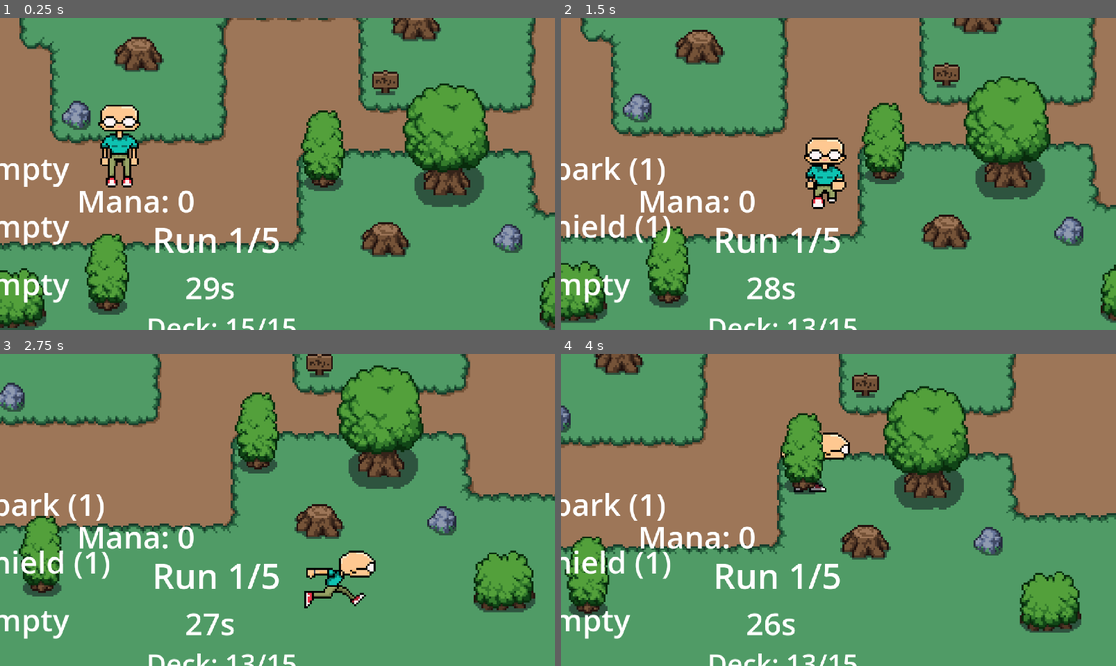
Above: before the commit, frames 1-4 (two rows, left to right).
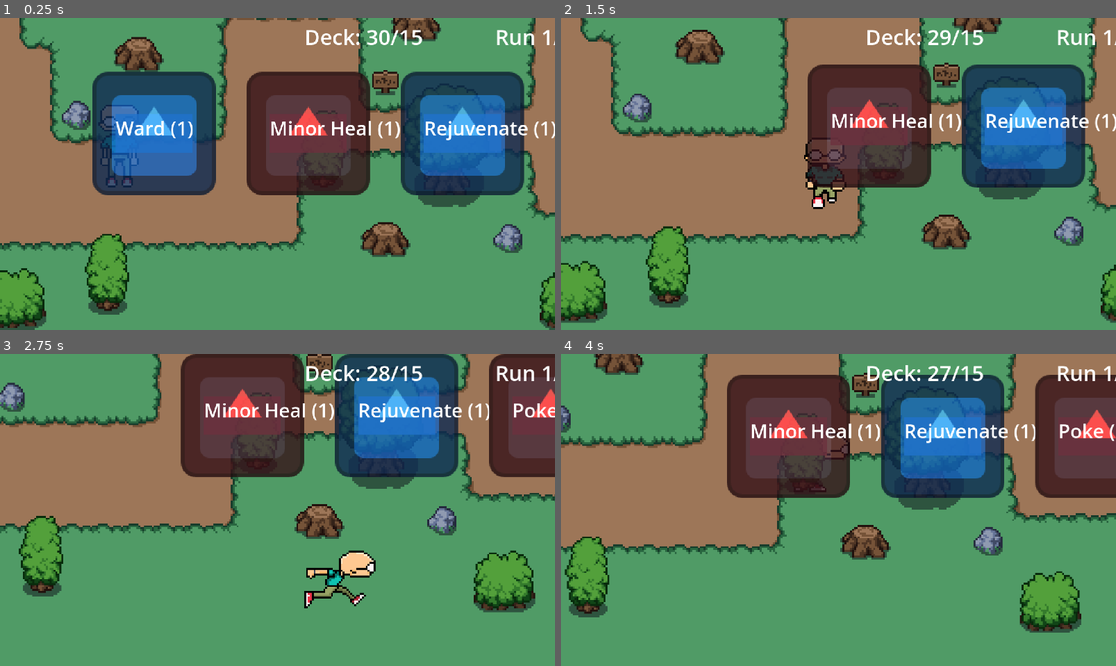
Above: after the commit, the same moments.

Repository: McBoatright/godot-game-project
Game: Godot game, scene res://scenes/world.tscn
The game is run twice, just before and just after one commit, with the same random seed, the same clock (stepped at 60 frames per second) and the same inputs. The project has no main scene, so this scene is started directly. The engine's default icon, where the game draws it, is replaced by a stand-in: a white triangle on a blue panel in a dark square.
Inputs:
- Up to frame 1 (0.25 s): no input
- Up to frame 2 (1.5 s): tap Enter (ui_accept) at 0.5, 0.77 s; hold Right (ui_right) 0.53-1.28 s; hold 1 0.53-1.28 s; tap 2 at 0.8, 1.35 s; hold Down (ui_down) from 1.28 s (still down)
- Up to frame 3 (2.75 s): tap Enter (ui_accept) at 1.52 s; tap 3 at 1.55 s; release Down (ui_down) at 2.03 s; hold Right (ui_right) from 2.03 s (still down); hold 3 from 2.03 s (still down); tap 4 at 2.3 s
- Up to frame 4 (4 s): release Right (ui_right) at 2.78 s; release 3 at 2.78 s; hold Up (ui_up) 2.78-3.53 s; tap 4 at 2.85 s; tap Enter (ui_accept) at 3.02, 3.77 s; tap 1 at 3.05 s; hold Left (ui_left) from 3.53 s (still down); hold 2 from 3.53 s (still down); tap E (attack) at 3.6 s

The runs differ from the first frame. In frame 1, 30% of the frame differs, in the area x 0-100%, y 3-100%; in frame 2, 21%; in frame 3, 25%; in frame 4, 27%.

Commit message:
Phase 2.1: Visual Orb System - Orbs spawn in world and can be picked up
- Created spell_orb scene with ColorRect visual and collision detection
- Orbs spawn in horizontal row at map center when river refreshes
- 6 orbs per run (3 player blue, 3 opponent red)
- Expanded deck to 30 spells (6 per tier) for testing
- Player must press 1-4 near orb to assign to slot (no auto-pickup)
- Orbs display spell name and mana cost
- Visual feedback: blue for player orbs, red for opponent orbs
- All 6 orbs spawn every 30 seconds across 5 river runs

Diff:
--- /dev/null
+++ b/scenes/spell_orb.tscn
@@ -0,0 +1,37 @@
+[gd_scene load_steps=3 format=3 uid="uid://bvx8qm5g8k7jt"]
+
+[ext_resource type="Script" path="res://scripts/spell_orb.gd" id="1_spell_orb"]
+[ext_resource type="Texture2D" uid="uid://4q335xxs2p" path="res://Art/icon.svg" id="2_icon"]
+
+[sub_resource type="CircleShape2D" id="CircleShape2D_orb"]
+radius = 25.0
+
+[node name="SpellOrb" type="Area2D"]
+collision_layer = 8
+collision_mask = 2
+script = ExtResource("1_spell_orb")
+
+[node name="ColorRect" type="ColorRect" parent="."]
+offset_left = -20.0
+offset_top = -10.0
+offset_right = 20.0
+offset_bottom = 10.0
+color = Color(0.3, 0.7, 1, 0.8)
+
+[node name="Sprite2D" type="Sprite2D" parent="."]
+modulate = Color(0.3, 0.7, 1, 1)
+scale = Vector2(0.5, 0.5)
+texture = ExtResource("2_icon")
+
+[node name="CollisionShape2D" type="CollisionShape2D" parent="."]
+shape = SubResource("CircleShape2D_orb")
+
+[node name="Label" type="Label" parent="."]
+offset_left = -20.0
+offset_top = -10.0
+offset_right = 20.0
+offset_bottom = 10.0
+theme_override_font_sizes/font_size = 10
+text = "Spell Name
+5 mana"
+horizontal_alignment = 1
--- a/scenes/world.tscn
+++ b/scenes/world.tscn
@@ -129,34 +129,38 @@
 
 [node name="hand_slot_1" type="Label" parent="HUD/GameUI/HandUI"]
 layout_mode = 0
-offset_left = -37.0
-offset_top = 66.0
-offset_right = 36.0
-offset_bottom = 89.0
+offset_left = 141.0
+offset_top = 212.0
+offset_right = 214.0
+offset_bottom = 235.0
+theme_override_font_sizes/font_size = 11
 text = "[1] Empty"
 
 [node name="hand_slot_2" type="Label" parent="HUD/GameUI/HandUI"]
 layout_mode = 0
-offset_left = -37.0
-offset_top = 96.0
-offset_right = 36.0
-offset_bottom = 119.0
+offset_left = 230.0
+offset_top = 211.0
+offset_right = 303.0
+offset_bottom = 234.0
+theme_override_font_sizes/font_size = 11
 text = "[1] Empty"
 
 [node name="hand_slot_3" type="Label" parent="HUD/GameUI/HandUI"]
 layout_mode = 0
-offset_left = -37.0
-offset_top = 126.0
-offset_right = 37.0
-offset_bottom = 149.0
+offset_left = 328.0
+offset_top = 208.0
+offset_right = 402.0
+offset_bottom = 231.0
+theme_override_font_sizes/font_size = 11
 text = "[1] empty"
 
 [node name="hand_slot_4" type="Label" parent="HUD/GameUI/HandUI"]
 layout_mode = 0
-offset_left = -37.0
-offset_top = 156.0
-offset_right = 36.0
-offset_bottom = 179.0
+offset_left = 419.0
+offset_top = 206.0
+offset_right = 492.0
+offset_bottom = 229.0
+theme_override_font_sizes/font_size = 11
 text = "[1] Empty"
 
 [node name="RiverUI" type="Control" parent="HUD/GameUI"]
@@ -166,19 +170,20 @@
 
 [node name="river_run_label" type="Label" parent="HUD/GameUI/RiverUI"]
 layout_mode = 0
-offset_left = 79.0
-offset_top = 102.0
-offset_right = 146.0
-offset_bottom = 128.0
-theme_override_font_sizes/font_size = 18
-text = "Run 1/5"
+offset_left = 257.0
+offset_top = 2.0
+offset_right = 328.0
+offset_bottom = 28.0
+theme_override_font_sizes/font_size = 11
+text = "River Run 1/5"
 
 [node name="river_timer_label" type="Label" parent="HUD/GameUI/RiverUI"]
 layout_mode = 0
-offset_left = 96.0
-offset_top = 128.0
-offset_right = 136.0
-offset_bottom = 151.0
+offset_left = 350.0
+offset_top = 2.0
+offset_right = 390.0
+offset_bottom = 25.0
+theme_override_font_sizes/font_size = 11
 text = "30s"
 
 [node name="ProgressUI" type="Control" parent="HUD/GameUI"]
@@ -188,11 +193,11 @@
 
 [node name="deck_progress_label" type="Label" parent="HUD/GameUI/ProgressUI"]
 layout_mode = 0
-offset_left = 76.0
-offset_top = 151.0
-offset_right = 162.0
-offset_bottom = 174.0
-theme_override_font_sizes/font_size = 14
+offset_left = 158.0
+offset_top = 2.0
+offset_right = 244.0
+offset_bottom = 25.0
+theme_override_font_sizes/font_size = 11
 text = "Deck 15/15"
 
 [node name="ManaUI" type="Control" parent="HUD/GameUI"]
@@ -202,10 +207,11 @@
 
 [node name="mana_label" type="Label" parent="HUD/GameUI/ManaUI"]
 layout_mode = 0
-offset_left = 40.0
-offset_top = 83.0
-offset_right = 102.0
-offset_bottom = 106.0
+offset_left = 64.0
+offset_top = 212.0
+offset_right = 126.0
+offset_bottom = 235.0
+theme_override_font_sizes/font_size = 11
 text = "Mana: 0"
 
 [connection signal="body_entered" from="cliffside_transition_point" to="." method="_on_cliffside_transition_point_body_entered"]
--- a/scripts/deck_manager.gd
+++ b/scripts/deck_manager.gd
@@ -19,30 +19,45 @@
 	# This will be populated with 15 unique spells
 	# For now, creating placeholder spells with varied costs
 
-	# Tier 1 spells (1 mana) - 3 spells
+	# Tier 1 spells (1 mana) - 6 spells (enough for full river run 1)
 	all_spells.append(Spell.new("Spark", 1, "damage", "Quick lightning bolt", 15, false))
-	all_spells.append(Spell.new("Minor Heal", 1, "heal", "Small health recovery", 10, true))  # Reusable for testing!
-	all_spells.append(Spell.new("Shield", 1, "buff", "Temporary defense boost", 5, true))  # Reusable!
+	all_spells.append(Spell.new("Minor Heal", 1, "heal", "Small health recovery", 10, true))
+	all_spells.append(Spell.new("Shield", 1, "buff", "Temporary defense boost", 5, true))
+	all_spells.append(Spell.new("Poke", 1, "damage", "Tiny damage", 10, false))
+	all_spells.append(Spell.new("Rejuvenate", 1, "heal", "Slight heal over time", 8, true))
+	all_spells.append(Spell.new("Ward", 1, "buff", "Minor protection", 3, true))
 
-	# Tier 2 spells (2 mana) - 3 spells
+	# Tier 2 spells (2 mana) - 6 spells (enough for river run 2)
 	all_spells.append(Spell.new("Fireball", 2, "damage", "Moderate fire damage", 30))
 	all_spells.append(Spell.new("Ice Shard", 2, "damage", "Cold damage with slow", 25))
 	all_spells.append(Spell.new("Haste", 2, "buff", "Speed boost", 10))
+	all_spells.append(Spell.new("Poison Dart", 2, "damage", "Damage over time", 20))
+	all_spells.append(Spell.new("Cure", 2, "heal", "Remove debuffs", 15))
+	all_spells.append(Spell.new("Fortify", 2, "buff", "Increase defense", 12))
 
-	# Tier 3 spells (3 mana) - 3 spells
+	# Tier 3 spells (3 mana) - 6 spells (enough for river run 3)
 	all_spells.append(Spell.new("Lightning Strike", 3, "damage", "Heavy lightning damage", 50))
 	all_spells.append(Spell.new("Greater Heal", 3, "heal", "Restore significant health", 40))
 	all_spells.append(Spell.new("Weaken", 3, "debuff", "Reduce enemy damage", 15))
+	all_spells.append(Spell.new("Chain Lightning", 3, "damage", "Multi-target lightning", 45))
+	all_spells.append(Spell.new("Restoration", 3, "heal", "Strong healing", 35))
+	all_spells.append(Spell.new("Slow", 3, "debuff", "Reduce enemy speed", 10))
 
-	# Tier 4 spells (4 mana) - 3 spells
+	# Tier 4 spells (4 mana) - 6 spells (enough for river run 4)
 	all_spells.append(Spell.new("Meteor", 4, "damage", "Massive area damage", 70))
 	all_spells.append(Spell.new("Full Barrier", 4, "buff", "Strong damage absorption", 30))
 	all_spells.append(Spell.new("Drain", 4, "utility", "Steal enemy health", 35))
+	all_spells.append(Spell.new("Inferno", 4, "damage", "Burning damage", 65))
+	all_spells.append(Spell.new("Divine Shield", 4, "buff", "Absorb damage", 40))
+	all_spells.append(Spell.new("Life Steal", 4, "utility", "Damage and heal", 30))
 
-	# Tier 5 spells (5 mana) - 3 spells
+	# Tier 5 spells (5 mana) - 6 spells (enough for river run 5)
 	all_spells.append(Spell.new("Annihilation", 5, "damage", "Ultimate destruction", 100))
 	all_spells.append(Spell.new("Resurrection", 5, "heal", "Full health restore", 100))
 	all_spells.append(Spell.new("Time Stop", 5, "utility", "Freeze all enemies", 0))
+	all_spells.append(Spell.new("Apocalypse", 5, "damage", "Massive destruction", 95))
+	all_spells.append(Spell.new("Full Restore", 5, "heal", "Complete recovery", 90))
+	all_spells.append(Spell.new("Invincibility", 5, "buff", "Temporary immunity", 50))
 
 	print("Deck initialized with ", all_spells.size(), " spells")
 
--- a/scripts/player.gd
+++ b/scripts/player.gd
@@ -357,11 +357,21 @@
 	# Connect deck manager to river
 	river_manager.set_deck_manager(deck_manager)
 
+	# Connect world node for spawning visual orbs
+	var world = get_parent()
+	if world:
+		river_manager.set_world_node(world)
+	else:
+		print("WARNING: World node not found in setup_river!")
+
 	# Connect signals
 	river_manager.river_refreshed.connect(_on_river_refreshed)
 	river_manager.orb_picked.connect(_on_orb_picked)
 	river_manager.river_run_complete.connect(_on_river_run_complete)
 	river_manager.timer_updated.connect(_on_river_timer_updated)
+
+	# Delay river start to next frame to ensure world is ready
+	await get_tree().process_frame
 
 	# Start first river run (run 0 = 1-cost only)
 	river_manager.start_river_run(0)
@@ -411,18 +421,34 @@
 	# Unified function: Pick up spell to slot OR cast from slot
 	# Priority: If player is near orbs, pick up. Otherwise, cast.
 
-	if river_manager:
-		var player_orbs = river_manager.get_player_orbs()
-		if player_orbs.size() > 0:
-			# Player has orbs available - PICK UP mode
-			var orb = player_orbs[0]  # Pick first available orb
-			var spell = river_manager.pick_orb(orb.index, true)
-			if spell:
-				assign_spell_to_slot(slot_index, spell)
-			return
-
-	# No orbs to pick up - CAST mode
+	# Check if player is near any orbs
+	var nearby_orb = find_nearby_orb()
+	if nearby_orb:
+		# Player is near an orb - PICK UP mode
+		pickup_nearby_orb(nearby_orb, slot_index)
+		return
+
+	# No orbs nearby - CAST mode
 	cast_spell_from_slot(slot_index)
+
+func find_nearby_orb():
+	# Find a player orb that the player is standing near
+	if not river_manager:
+		return null
+
+	var orbs = get_tree().get_nodes_in_group("spell_orbs")
+	for orb in orbs:
+		if orb.has_method("is_player_near") and orb.is_player_near() and orb.is_player_orb:
+			return orb
+	return null
+
+func pickup_nearby_orb(orb, slot_index: int):
+	# Pick up the orb and assign to slot
+	if orb and orb.spell and river_manager:
+		var spell = river_manager.pick_orb(orb.orb_index, true)
+		if spell:
+			assign_spell_to_slot(slot_index, spell)
+			orb.queue_free()  # Remove orb from world
 
 func assign_spell_to_slot(slot_index: int, spell: Spell):
 	if slot_index < 0 or slot_index >= MAX_HAND_SIZE:
--- a/scripts/river_manager.gd
+++ b/scripts/river_manager.gd
@@ -17,9 +17,13 @@
 
 # River state
 var river_orbs: Array = []  # Array of 6 spell orbs (or null if picked)
+var visual_orbs: Array = []  # Array of spawned orb nodes in the world
 var current_run: int = 0  # Current run number (0-4)
 var run_timer: Timer
 var time_remaining: float = RUN_DURATION
+
+# Orb spawning
+var world_node = null  # Reference to world scene for spawning orbs
 
 # Signals
 signal river_refreshed(run_number: int)
@@ -51,15 +55,22 @@
 	deck_manager = dm
 	print("DeckManager connected to River")
 
+func set_world_node(world):
+	world_node = world
+	print("World node connected to River for orb spawning")
+
 func start_river_run(run_number: int = 0):
 	if run_number < 0 or run_number >= NUM_RUNS:
 		run_number = 0
 
 	current_run = run_number
 	time_remaining = RUN_DURATION
+
+	print("Starting river run ", run_number + 1, "/", NUM_RUNS)
 	populate_river(run_number)
+
+	print("River run started - Run ", run_number + 1, "/", NUM_RUNS, " (", RUN_DURATION, " seconds)")
 	run_timer.start()
-	print("River run started - Run ", run_number + 1, "/", NUM_RUNS, " (", RUN_DURATION, " seconds)")
 
 func populate_river(run_number: int):
 	river_orbs.clear()
@@ -88,24 +99,88 @@
 	# Shuffle available spells
 	available.shuffle()
 
+	print("DEBUG: Available spells for this run: ", available.size())
+
 	# Fill 6 orbs: 3 player (even indices), 3 opponent (odd indices)
+	# If we have fewer spells than slots, reuse spells to fill all 6 slots
 	for i in range(RIVER_SIZE):
 		var is_player_orb = (i % 2 == 0)  # 0,2,4 = player; 1,3,5 = opponent
 
 		if available.size() > 0:
-			var spell = available.pop_front()
+			# Use modulo to wrap around if we have fewer spells than slots
+			var spell_index = i % available.size()
+			var spell = available[spell_index]
 			river_orbs.append({
 				"spell": spell,
 				"is_player": is_player_orb,
 				"picked": false
 			})
 		else:
-			# Not enough spells left
+			# No spells available at all
 			river_orbs.append(null)
 
 	river_refreshed.emit(run_number)
 	print("River populated with ", river_orbs.size(), " orbs (Run ", run_number + 1, ")")
 	print_river_state()
+
+	# Spawn visual orbs in the world
+	spawn_visual_orbs()
+
+func spawn_visual_orbs():
+	# Clear any existing visual orbs
+	clear_visual_orbs()
+
+	if not world_node:
+		print("WARNING: World node not set, can't spawn visual orbs")
+		return
+
+	print("DEBUG: Spawning visual orbs, world_node exists")
+
+	# Spawn orbs in center of map
+	var spawn_center = Vector2(320, 130)  # Shifted right from 280 to 320
+	print("DEBUG: Spawning orbs at map center: ", spawn_center)
+
+	# Spawn pattern: Horizontal row in center of map
+	var spacing = 80.0  # Space between orbs (increased from 60)
+	var start_x = spawn_center.x - (RIVER_SIZE * spacing / 2)
+
+	var orb_count = 0
+	for i in range(river_orbs.size()):
+		var orb_data = river_orbs[i]
+		if not orb_data or orb_data.picked:
+			print("DEBUG: Skipping orb ", i, " - null or picked")
+			continue
+
+		print("DEBUG: Creating orb ", i, " - ", orb_data.spell.spell_name)
+
+		# Calculate position in row
+		var spawn_pos = Vector2(start_x + (orb_count * spacing), spawn_center.y)
+		orb_count += 1
+
+		print("DEBUG: Orb ", i, " spawn position: ", spawn_pos)
+
+		# Create visual orb (load scene dynamically)
+		var orb_scene = load("res://scenes/spell_orb.tscn")
+		if not orb_scene:
+			print("ERROR: Could not load orb scene!")
+			continue
+		var orb_instance = orb_scene.instantiate()
+		orb_instance.position = spawn_pos
+		orb_instance.setup(orb_data.spell, orb_data.is_player, i)
+
+		# Add to world with y_sort enabled
+		world_node.add_child(orb_instance)
+		orb_instance.z_index = 10  # Render above ground
+		visual_orbs.append(orb_instance)
+		print("DEBUG: Orb ", i, " added to world at z_index 10")
+
+	print("Spawned ", visual_orbs.size(), " visual orbs in the world")
+
+func clear_visual_orbs():
+	for orb in visual_orbs:
+		if is_instance_valid(orb):
+			orb.queue_free()
+	visual_orbs.clear()
 
 func print_river_state():
 	print("=== RIVER STATE ===")
--- /dev/null
+++ b/scripts/spell_orb.gd
@@ -0,0 +1,76 @@
+extends Area2D
+
+# Reference to the spell this orb contains
+var spell: Spell = null
+var is_player_orb: bool = true  # true = player can pick, false = opponent orb
+var orb_index: int = 0
+
+# Visual components
+@onready var sprite: Sprite2D = $Sprite2D
+@onready var color_rect: ColorRect = $ColorRect
+@onready var label: Label = $Label
+
+# Colors for different orb types
+const PLAYER_ORB_COLOR = Color(0.3, 0.7, 1.0, 0.8)  # Light blue
+const OPPONENT_ORB_COLOR = Color(1.0, 0.3, 0.3, 0.8)  # Red
+
+func _ready():
+	# Add to spell_orbs group for easy finding
+	add_to_group("spell_orbs")
+
+	# Connect pickup signal
+	body_entered.connect(_on_body_entered)
+
+	# Set visual appearance
+	update_visual()
+
+func setup(p_spell: Spell, p_is_player_orb: bool, p_index: int):
+	spell = p_spell
+	is_player_orb = p_is_player_orb
+	orb_index = p_index
+
+	if is_node_ready():
+		update_visual()
+
+func update_visual():
+	if not spell:
+		return
+
+	# Set orb color based on who can pick it up
+	var orb_color = PLAYER_ORB_COLOR if is_player_orb else OPPONENT_ORB_COLOR
+
+	if sprite:
+		sprite.modulate = orb_color
+
+	if color_rect:
+		color_rect.color = orb_color
+
+	# Display spell info
+	if label:
+		label.text = spell.spell_name + " (" + str(spell.mana_cost) + ")"
+
+func _on_body_entered(_body: Node2D):
+	# Don't auto-pickup - player must press button near orb
+	# Just track that player is nearby
+	pass
+
+func is_player_near() -> bool:
+	# Check if player is within pickup range
+	var bodies = get_overlapping_bodies()
+	for body in bodies:
+		if body.has_method("player"):
+			return true
+	return false
+
+func pickup_orb(player):
+	# Player is now standing near the orb - add spell to first empty slot
+	if player.has_method("add_spell_to_hand") and spell:
+		# Tell river manager this orb was picked
+		var river_manager = player.get_node_or_null("RiverManager")
+		if river_manager:
+			var picked_spell = river_manager.pick_orb(orb_index, true)
+			if picked_spell:
+				# Successfully picked from river - add to hand
+				player.add_spell_to_hand(picked_spell)
+				# Remove this orb from the world
+				queue_free()
Not shown, added: scripts/spell_orb.gd.uid
